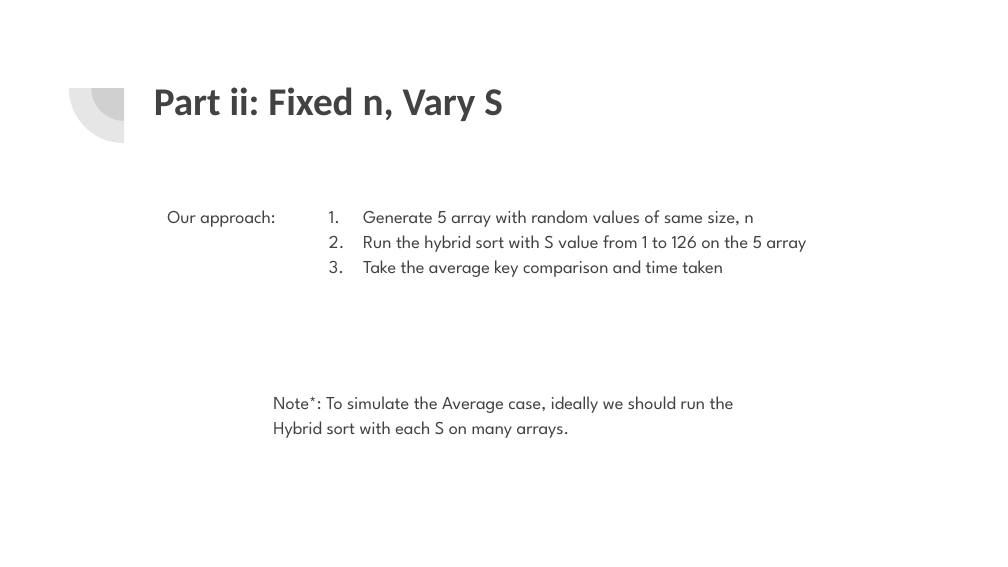
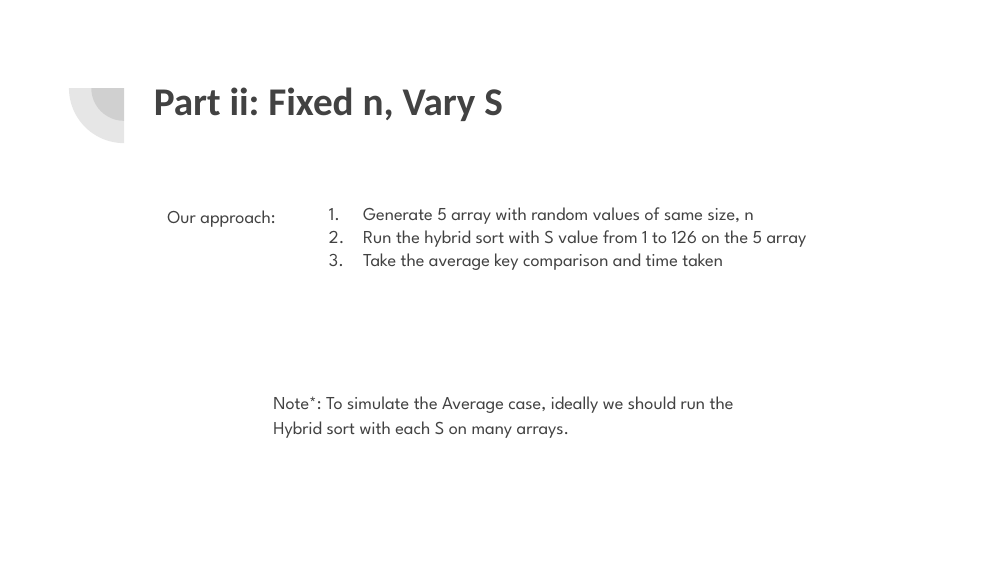
Before and after one commit to pufanyi/SC2001-Example-Class-Group7, a slide deck: slide 9 of Project1/slides/SC2001 Example Class 1.pptx. Drawn at 1008x567 pixels with LibreOffice and Linux fonts; fonts in the diff are those of the drawing. Boxes give left, top, right and bottom in pixels: in the first picture for what was removed or moved away, otherwise in the second. Text is boxed around its words. In the diff, an @@ line names an element or a change of style, - is before the commit and + after.

```diff
--- a/Project1/slides/SC2001 Example Class 1.pptx
+++ b/Project1/slides/SC2001 Example Class 1.pptx
@@ text "Generate 5 array with random ..." at (x1=363, y1=207, x2=807, y2=270): line spacing 1.15 to 1.05 @@
```
Also in this commit, not shown: 2 other files.
